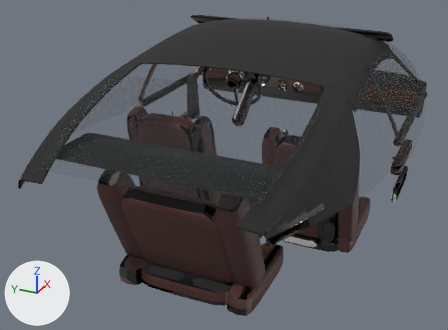
What one commit did to the glTF model tools/cars/out/ag_aurelia_cockpit.glb.
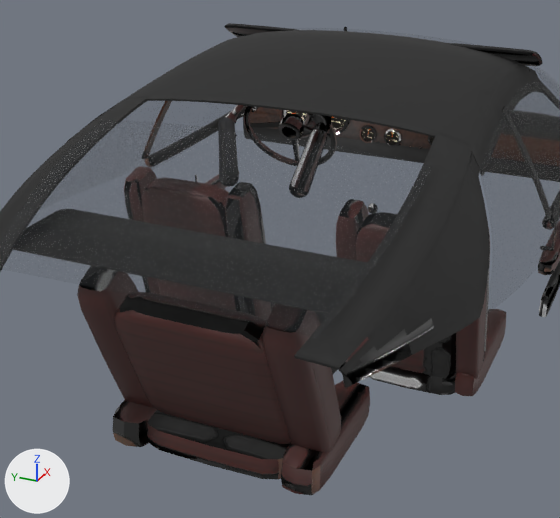
The first picture shows the older version from a camera (50 mm lens) standing at (-3.26, -1.09, 2.01) and looking at (-0.58, 0.11, 0.67). The close-ups show the older and then the newer version on the part from 11% to 90% of the width and 0% to 100% of the height of that picture. Only the edits that show in the close-ups are written down. Every picture has the same lights, and +X, +Y and +Z are marked at lower left. Where no turn or scale is listed for an object, it has been applied to the vertices. Vertices at exactly the same position are counted once.

Names of what the first close-up shows: 'cabin_glass', 'cockpit_shell', 'hands', 'steering_wheel.001', 'window_L', 'window_R'.
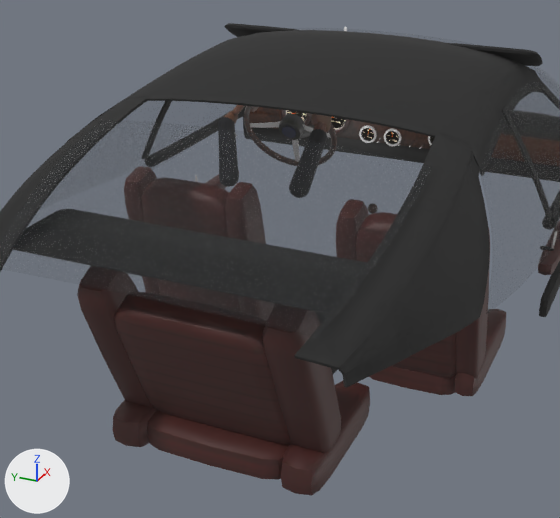
Changed parts and their boxes (x1, y1, x2, y2) in the close-ups (560 x 518 px; the box of a moved part takes in the faces that stretch with it):
```json
{"part": 1, "of": "me_cockpit_shell", "change": "moved or reshaped", "before": [409, 227, 490, 379], "after": [410, 227, 490, 379]}
{"part": 2, "of": "me_cockpit_shell", "change": "surface changed", "before": [80, 24, 560, 496], "after": [80, 24, 560, 496]}
{"part": 3, "of": "me_hands", "change": "surface changed", "before": [223, 105, 332, 143], "after": [223, 105, 332, 143]}
{"part": 4, "of": "me_steering_wheel", "change": "surface changed", "before": [244, 106, 337, 145], "after": [244, 106, 337, 145], "on screen": "lighter"}
```

The change, as JSON lines over the scene's bpy script:
```json
{"block": "me_cockpit_shell", "where": "# used by ob_cockpit_shell; parent = ob_cockpit; location = (-0.478, 0.0, 0.777); scale = (1.14, 1.14, 1.14)"}
{"op": "remove", "block": "me_cockpit_shell", "code": "me_cockpit_shell.from_pydata(...)  # 8830 vertices, 17396 faces; spans x -1.0..1.0, y -0.65..0.65, z -0.49..0.49"}
{"op": "add", "block": "me_cockpit_shell", "code": "me_cockpit_shell.from_pydata(...)  # 8830 vertices, 17396 faces; spans x -1.0..1.0, y -0.64..0.64, z -0.49..0.49"}
{"block": "me_cockpit_shell", "change": "me_cockpit_shell part 1: 256 of 8830 vertices moved; they spanned x -0.24..-0.02, y -0.52..0.51, z -0.36..0.15 and now span x -0.24..-0.02, y -0.52..0.51, z -0.36..0.15; mean shift (0.0, 0.0, 0.0); largest move (-0.09, -0.51, -0.36) -> (-0.22, -0.51, 0.13)"}
{"block": "me_cockpit_shell", "change": "me_cockpit_shell part 2: 8545 kept faces spanning x -1.0..0.99, y -0.64..0.64, z -0.46..0.47 get new texture (UV) coordinates"}
{"block": "me_cockpit_shell", "change": "other edits to the shape of me_cockpit_shell do not show in these pictures"}
{"block": "me_hands", "where": "me_hands.from_pydata(...)  # 3500 vertices, 6928 faces; spans x -0.129..0.141, y -0.22..0.22, z -0.163..0.16"}
{"block": "me_hands", "where": "# used by ob_hands; location = (-0.033, 0.37, 0.872)"}
{"block": "me_hands", "change": "me_hands part 3: texture (UV) coordinates of 6354 of 6928 faces, centred in x -0.129..0.14, y -0.22..0.217, z -0.162..0.159, changed; they spanned u 0.01..0.99, v 0.0..0.99 and now span u 0.01..0.99, v 0.03..0.99"}
{"block": "me_steering_wheel", "where": "me_steering_wheel.from_pydata(...)  # 850 vertices, 1680 faces; spans x -0.116..0.082, y -0.194..0.194, z -0.183..0.164"}
{"block": "me_steering_wheel", "where": "# used by ob_steering_wheel_001; location = (0.137, 0.37, 0.889)"}
{"block": "me_steering_wheel", "change": "me_steering_wheel part 4: texture (UV) coordinates of 1416 of 1680 faces, centred in x -0.115..0.081, y -0.193..0.193, z -0.182..0.163, changed; they spanned u 0.09..0.99, v 0.0..0.99 and now span u 0.02..0.98, v 0.0..0.99"}
```
